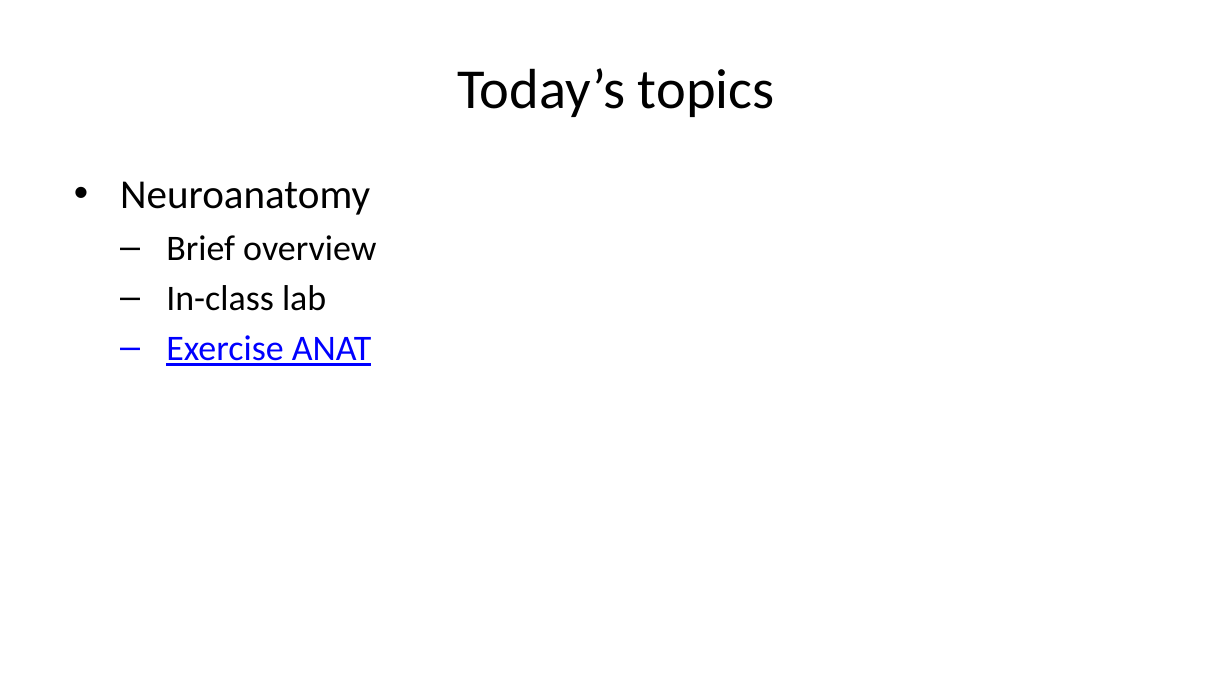
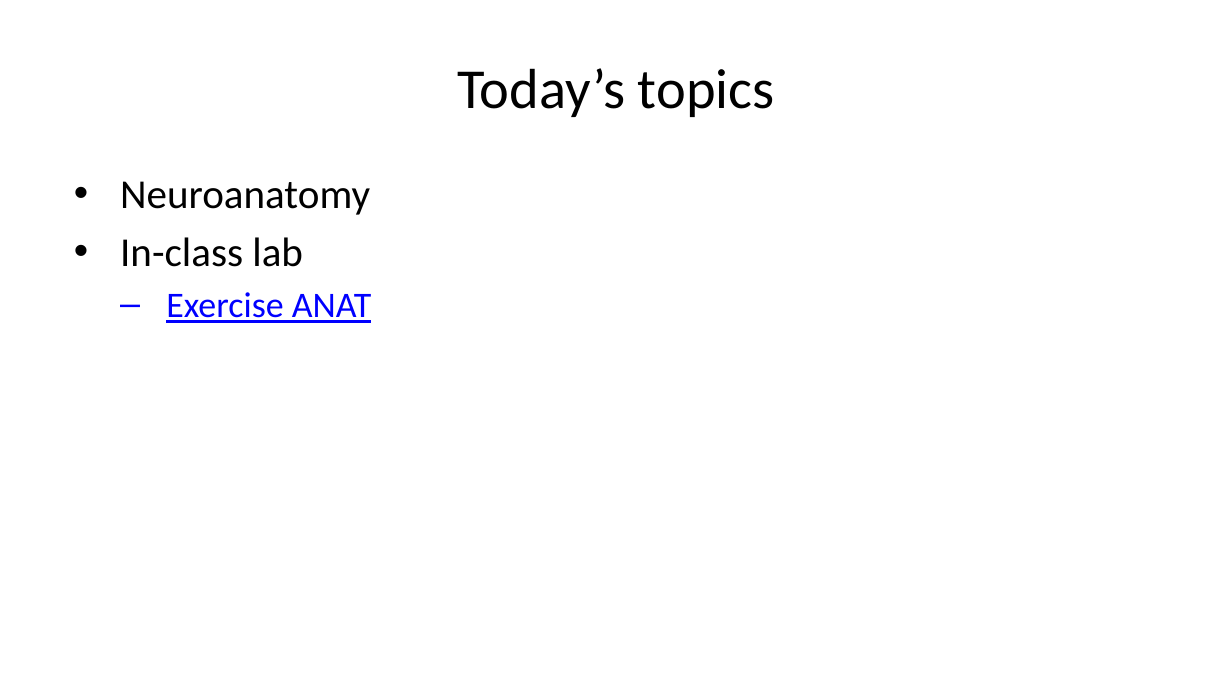
Before and after one commit to psu-psychology/psy-511-scan-fdns-2026-spring, a slide deck: slide 6 of docs/slides/wk-02-2026-01-22-anatomy.pptx. Drawn at 1232x693 pixels with LibreOffice and Linux fonts; fonts in the diff are those of the drawing. Boxes give left, top, right and bottom in pixels: in the first picture for what was removed or moved away, otherwise in the second. Text is boxed around its words. In the diff, an @@ line names an element or a change of style, - is before the commit and + after.

```diff
--- a/docs/slides/wk-02-2026-01-22-anatomy.pptx
+++ b/docs/slides/wk-02-2026-01-22-anatomy.pptx
@@ text at bbox=[120, 237, 303, 267]: size 21 to 24 pt in "In-class lab"; bullet – to •; list level 2 to 1 in "In-class lab" @@
@@ text at bbox=[166, 235, 376, 261]: paragraph removed @@
-  – Brief overview
```
Also in this commit, not shown: 12 other slides changed, 40 slides added, 9 slides removed, 58 other files.
